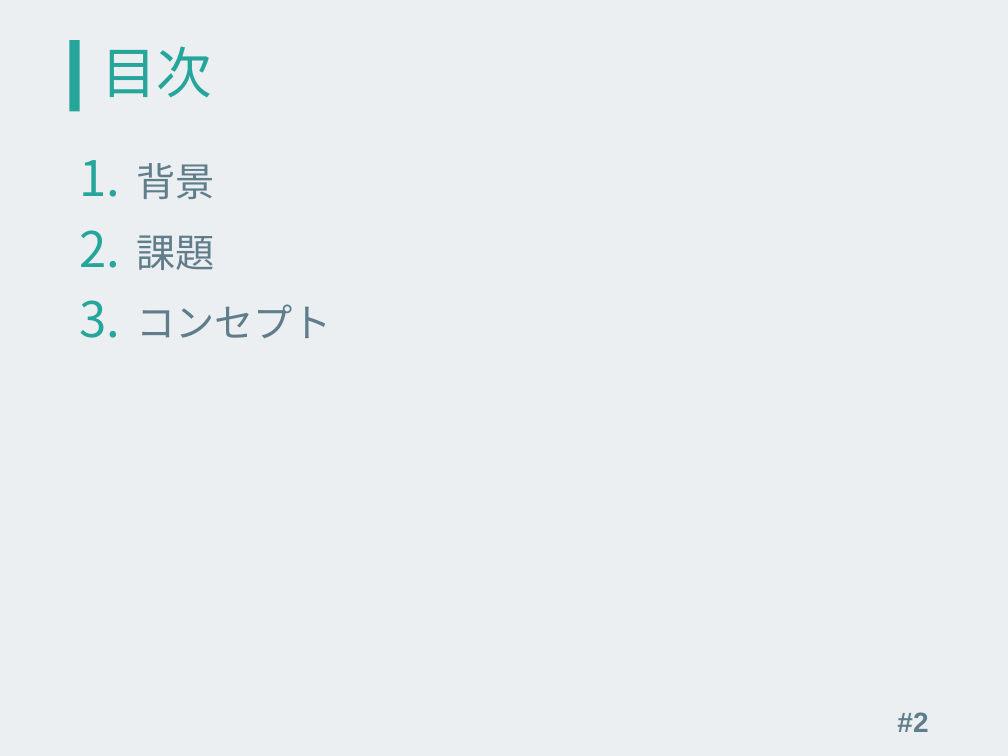
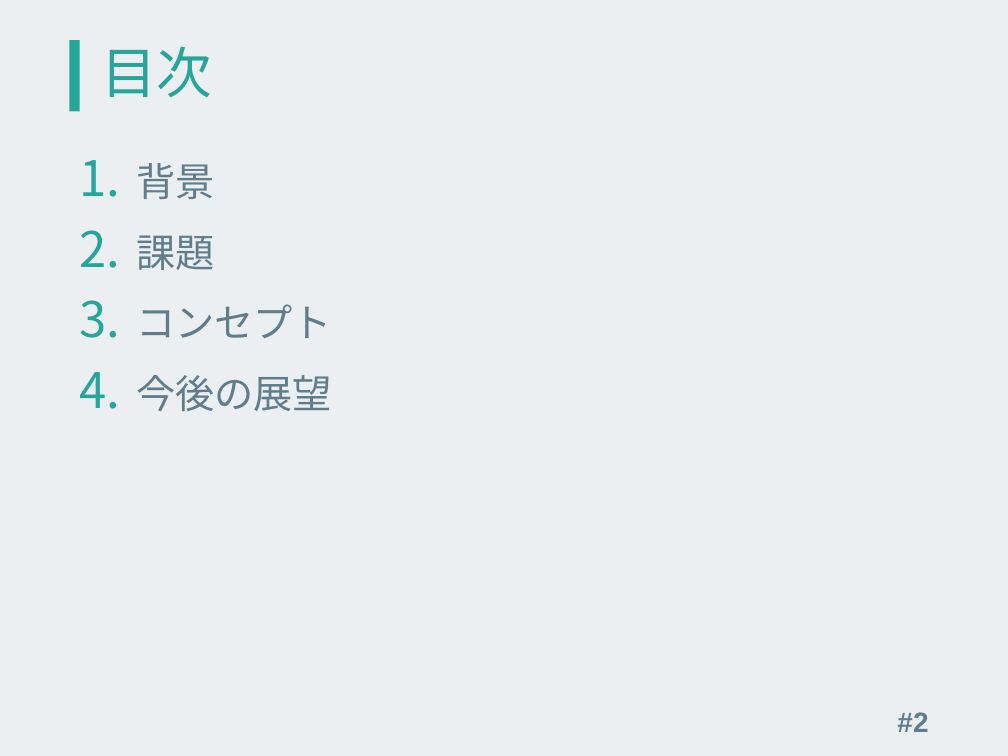
Before and after one commit to kinc-shinshu/smat-presentation, a slide deck: slide 2 of slide.pptx. Drawn at 1008x756 pixels with LibreOffice and Linux fonts; fonts in the diff are those of the drawing. Boxes give left, top, right and bottom in pixels: in the first picture for what was removed or moved away, otherwise in the second. Text is boxed around its words. In the diff, an @@ line names an element or a change of style, - is before the commit and + after.

```diff
--- a/slide.pptx
+++ b/slide.pptx
@@ text at [136, 375, 332, 411]: paragraph added @@
+4. 今後の展望
```
Also in this commit, not shown: 2 other slides changed, 1 slide added.
